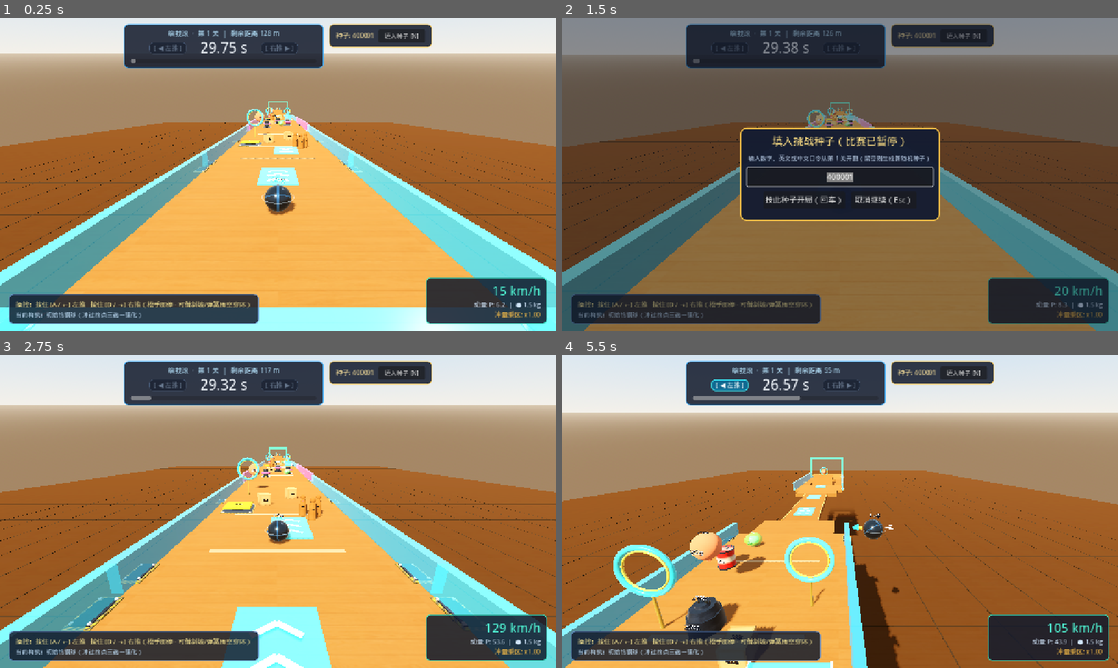
Above: before the commit, frames 1-4 (two rows, left to right).
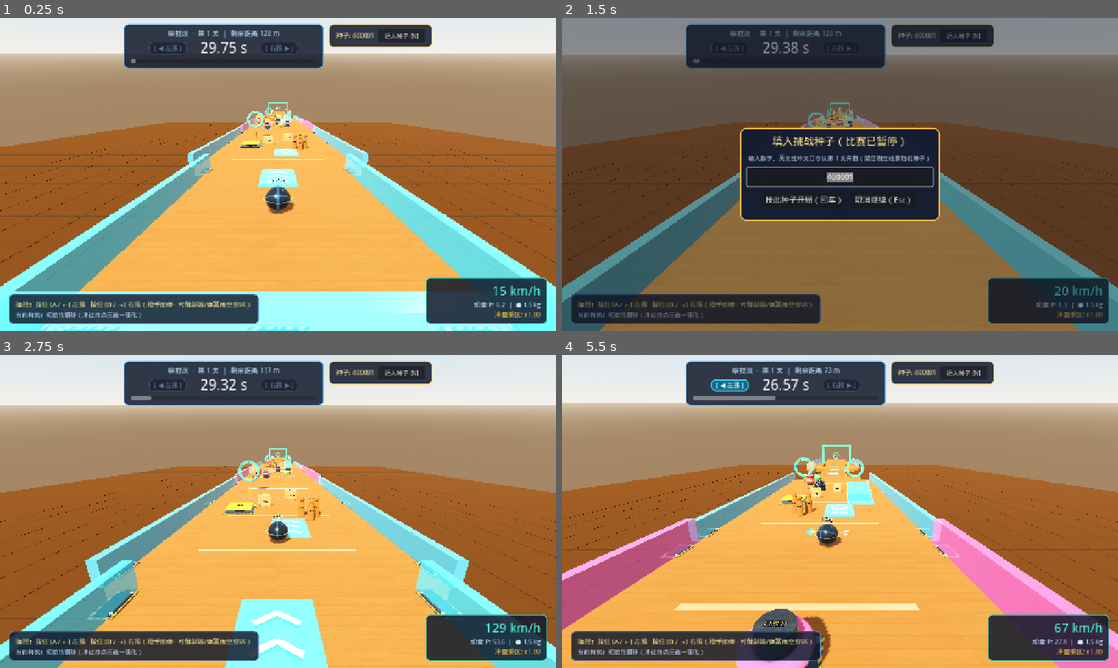
Above: after the commit, the same moments.

Repository: nossika/kinetic-run
Game: Godot game, scene res://scenes/main.tscn
Two runs of this game, one before a commit and one after it. Both use one fixed random seed, a clock stepped at 60 frames per second and the inputs below.
Inputs (mouse positions are in pixels of both pictures, inside the frame that each line leads up to):
- Up to frame 1 (0.25 s): no input
- Up to frame 2 (1.5 s): tap Enter at 0.5 s; move the mouse to (962, 158) at 0.52 s; hold Right 0.53-1.25 s; tap N at 0.6 s; click (962, 158) at 0.67 s; tap Space at 0.77 s; click "填入种子 [N]" at 1.25 s
- Up to frame 3 (2.75 s): click "按此种子开局（回车）" at 2 s
- Up to frame 4 (5.5 s): move the mouse to (728, 527) at 2.77 s; hold Left 2.78-3.53 s; tap Enter at 2.85 s; tap Space at 3.02, 4.52, 5.27 s; move the mouse to (895, 442) at 3.52 s; hold Right 3.53-5.03 s; tap Keypad Enter at 3.6 s; move the mouse to (812, 574) at 4.27 s; tap R at 4.35 s; click (812, 574) at 4.42 s; move the mouse to (1006, 558) at 5.02 s; hold Left from 5.03 s (still down); tap 1 at 5.1 s

The runs differ from the first frame. In frame 1, 14% of the frame differs, in the area x 0-100%, y 26-100%; in frame 2, 5.5%; in frame 3, 13%; in frame 4, 39%, in the area x 0-100%, y 4-100%.

Commit message:
feat: widen track chunks by 25%, add SkyPlatform builder, and widen camera offset
Co-authored-by: Cursor <cursoragent@cursor.com>
Co-authored-by: nossikalin <nossikalin@tencent.com>

Diff:
--- a/src/gameplay/chase_camera_3d.gd
+++ b/src/gameplay/chase_camera_3d.gd
@@ -1,7 +1,7 @@
 class_name ChaseCamera3D
 extends Camera3D
 
-const FOLLOW_OFFSET := Vector3(0.0, 5.2, 8.2)
+const FOLLOW_OFFSET := Vector3(0.0, 5.6, 8.8)
 const BASE_PITCH_DEG: float = -27.0
 const ROLL_FACTOR: float = 0.0
 const BASE_FOV: float = 65.0
--- a/src/track/track_chunk_base.gd
+++ b/src/track/track_chunk_base.gd
@@ -1,7 +1,7 @@
 class_name TrackChunkBase
 extends Node3D
 
-const STANDARD_WIDTH: float = 10.0
+const STANDARD_WIDTH: float = 12.5
 const FLOOR_THICKNESS: float = 0.6
 
 var chunk_type: String = "StraightWide"
@@ -157,7 +157,7 @@
 		MaterialLibrary.attach_anchored_flange_base(post, 0.0, half_x, 0.55, show_lbl)
 
 
-func add_side_launch_ramp(local_pos: Vector3, width: float = 2.4) -> StaticBody3D:
+func add_side_launch_ramp(local_pos: Vector3, width: float = 3.0) -> StaticBody3D:
 	const RAMP_PITCH_DEG: float = 16.0
 	const RAMP_LEN: float = 5.25
 	const RAMP_THICKNESS: float = 0.36
@@ -206,6 +206,89 @@
 
 	add_child(ramp)
 	return ramp
+
+
+func add_sky_platform(
+	local_pos: Vector3,
+	size: Vector3 = Vector3(3.8, 0.34, 11.5),
+	with_end_kick: bool = false
+) -> StaticBody3D:
+	var deck := StaticBody3D.new()
+	deck.name = "SkyPlatform"
+	deck.add_to_group("sky_platform")
+	deck.position = local_pos
+	deck.physics_material_override = MaterialLibrary.high_friction_physics(0.80, 0.14)
+	deck.set_meta("is_anchored_fixed", true)
+
+	var col := CollisionShape3D.new()
+	var shape := BoxShape3D.new()
+	shape.size = size
+	col.shape = shape
+	deck.add_child(col)
+
+	var kick_len := 2.6
+	var kick_pitch_deg := 12.0
+	var kick_rad := deg_to_rad(kick_pitch_deg)
+	var kick_offset := Vector3(
+		0.0,
+		(kick_len * 0.5) * sin(kick_rad),
+		-size.z * 0.5 - (kick_len * 0.5) * cos(kick_rad) + 0.08
+	)
+	if with_end_kick:
+		var kick_col := CollisionShape3D.new()
+		var kick_shape := BoxShape3D.new()
+		kick_shape.size = Vector3(size.x, size.y, kick_len)
+		kick_col.shape = kick_shape
+		kick_col.position = kick_offset
+		kick_col.rotation_degrees = Vector3(kick_pitch_deg, 0.0, 0.0)
+		deck.add_child(kick_col)
+
+	if DisplayServer.get_name() != "headless":
+		var deck_mat := MaterialLibrary.make_frosted_acrylic_material(Color(0.32, 0.90, 1.0, 0.64))
+		var trim_mat := MaterialLibrary.make_frosted_acrylic_material(Color(0.76, 0.98, 1.0, 0.86))
+		var strut_mat := MaterialLibrary.make_frosted_acrylic_material(Color(0.98, 0.80, 0.36, 0.52))
+
+		var deck_mesh := MeshInstance3D.new()
+		var deck_box := BoxMesh.new()
+		deck_box.size = size
+		deck_box.material = deck_mat
+		RenderHelper.attach_mesh(deck_mesh, deck_box)
+		deck.add_child(deck_mesh)
+
+		for side_sign in [-1.0, 1.0]:
+			var curb := MeshInstance3D.new()
+			var curb_box := BoxMesh.new()
+			curb_box.size = Vector3(0.09, 0.10, size.z)
+			curb_box.material = trim_mat
+			RenderHelper.attach_mesh(curb, curb_box)
+			curb.position = Vector3(side_sign * (size.x * 0.5 - 0.045), size.y * 0.5 + 0.05, 0.0)
+			deck.add_child(curb)
+
+			# Slender angled side-stay cables (visual only, leaving ground lane 100% clear)
+			var stay := MeshInstance3D.new()
+			var stay_cyl := CylinderMesh.new()
+			stay_cyl.top_radius = 0.035
+			stay_cyl.bottom_radius = 0.035
+			stay_cyl.height = 1.85
+			stay_cyl.radial_segments = 8
+			stay_cyl.material = strut_mat
+			RenderHelper.attach_mesh(stay, stay_cyl)
+			stay.position = Vector3(side_sign * (size.x * 0.5 + 0.28), -0.78, 0.0)
+			stay.rotation_degrees = Vector3(0.0, 0.0, side_sign * 22.0)
+			deck.add_child(stay)
+
+		if with_end_kick:
+			var kick_mesh := MeshInstance3D.new()
+			var kick_box := BoxMesh.new()
+			kick_box.size = Vector3(size.x, size.y, kick_len)
+			kick_box.material = trim_mat
+			RenderHelper.attach_mesh(kick_mesh, kick_box)
+			kick_mesh.position = kick_offset
+			kick_mesh.rotation_degrees = Vector3(kick_pitch_deg, 0.0, 0.0)
+			deck.add_child(kick_mesh)
+
+	add_child(deck)
+	return deck
 
 
 func _add_speed_stripes(z_len: float, half_w: float) -> void:
@@ -232,10 +315,10 @@
 		Vector3(STANDARD_WIDTH, FLOOR_THICKNESS, length),
 		Color(1.0, 0.98, 0.94)
 	)
-	_add_speed_stripes(length, 4.2)
+	_add_speed_stripes(length, 5.25)
 	var rail_col := Color(0.22, 0.78, 0.98)
-	_add_guard_rail(Vector3(-5.2, 0.55, -length * 0.5), Vector3(0.4, 1.1, length), rail_col)
-	_add_guard_rail(Vector3(5.2, 0.55, -length * 0.5), Vector3(0.4, 1.1, length), rail_col)
+	_add_guard_rail(Vector3(-6.45, 0.55, -length * 0.5), Vector3(0.4, 1.1, length), rail_col)
+	_add_guard_rail(Vector3(6.45, 0.55, -length * 0.5), Vector3(0.4, 1.1, length), rail_col)
 
 
 func _build_wave_hills() -> void:
@@ -284,31 +367,31 @@
 	)
 
 	var rail_col := Color(0.24, 0.86, 0.96)
-	_add_guard_rail(Vector3(-5.2, 1.2, -length * 0.5), Vector3(0.4, 2.4, length), rail_col)
-	_add_guard_rail(Vector3(5.2, 1.2, -length * 0.5), Vector3(0.4, 2.4, length), rail_col)
+	_add_guard_rail(Vector3(-6.45, 1.2, -length * 0.5), Vector3(0.4, 2.4, length), rail_col)
+	_add_guard_rail(Vector3(6.45, 1.2, -length * 0.5), Vector3(0.4, 2.4, length), rail_col)
 
 
 func _build_narrow_bridge() -> void:
-	# Entry & exit transition aprons + 4.2m narrow unrailed beechwood bridge
+	# Entry & exit transition aprons + 5.25m narrow unrailed beechwood bridge
 	_add_floor_slab(
 		Vector3(0.0, -FLOOR_THICKNESS * 0.5, -2.0),
-		Vector3(8.0, FLOOR_THICKNESS, 4.0),
+		Vector3(10.0, FLOOR_THICKNESS, 4.0),
 		Color(0.98, 0.95, 0.90)
 	)
 	_add_floor_slab(
 		Vector3(0.0, -FLOOR_THICKNESS * 0.5, -12.0),
-		Vector3(4.2, FLOOR_THICKNESS, 16.0),
+		Vector3(5.25, FLOOR_THICKNESS, 16.0),
 		Color(0.95, 0.89, 0.81)
 	)
 	_add_floor_slab(
 		Vector3(0.0, -FLOOR_THICKNESS * 0.5, -22.0),
-		Vector3(8.0, FLOOR_THICKNESS, 4.0),
+		Vector3(10.0, FLOOR_THICKNESS, 4.0),
 		Color(0.98, 0.95, 0.90)
 	)
 	# Visual hazard edge trim (non-blocking height)
 	if DisplayServer.get_name() != "headless":
 		var trim_mat := MaterialLibrary.make_frosted_acrylic_material(Color(1.0, 0.58, 0.14, 0.86))
-		for side in [-2.04, 2.04]:
+		for side in [-2.55, 2.55]:
 			var trim := MeshInstance3D.new()
 			var bm := BoxMesh.new()
 			bm.size = Vector3(0.12, 0.06, 16.0)
@@ -321,16 +404,16 @@
 func _build_split_path() -> void:
 	_add_floor_slab(
 		Vector3(0.0, -FLOOR_THICKNESS * 0.5, -length * 0.5),
-		Vector3(STANDARD_WIDTH + 1.2, FLOOR_THICKNESS, length),
+		Vector3(STANDARD_WIDTH + 1.5, FLOOR_THICKNESS, length),
 		Color(0.99, 0.96, 0.92)
 	)
 	var rail_col := Color(0.25, 0.82, 0.96)
-	_add_guard_rail(Vector3(-5.8, 0.55, -length * 0.5), Vector3(0.4, 1.1, length), rail_col)
-	_add_guard_rail(Vector3(5.8, 0.55, -length * 0.5), Vector3(0.4, 1.1, length), rail_col)
+	_add_guard_rail(Vector3(-7.2, 0.55, -length * 0.5), Vector3(0.4, 1.1, length), rail_col)
+	_add_guard_rail(Vector3(7.2, 0.55, -length * 0.5), Vector3(0.4, 1.1, length), rail_col)
 	# Central frosted amber acrylic divider island with bolted FIXED flange stanchion
 	_add_guard_rail(
 		Vector3(0.0, 0.65, -length * 0.5),
-		Vector3(1.4, 1.3, 20.0),
+		Vector3(1.6, 1.3, 20.0),
 		Color(0.96, 0.48, 0.24),
 		0.0,
 		true
@@ -345,16 +428,16 @@
 		Color(0.99, 0.96, 0.92)
 	)
 	# Central launch ramp [-8 .. -14], flush at Z=-8 (y=0) rising cleanly to y=+1.85m at Z=-14
-	_add_sloped_wave_segment(5.2, 0.46, 0.0, -8.0, 1.85, -14.0, Color(1.02, 0.94, 0.84))
+	_add_sloped_wave_segment(6.5, 0.46, 0.0, -8.0, 1.85, -14.0, Color(1.02, 0.94, 0.84))
 	# Auxiliary side bridges spanning [-8 .. -20] so low-speed balls can bypass chasm
 	_add_floor_slab(
-		Vector3(-4.1, -FLOOR_THICKNESS * 0.5, -14.0),
-		Vector3(1.8, FLOOR_THICKNESS, 12.0),
+		Vector3(-5.125, -FLOOR_THICKNESS * 0.5, -14.0),
+		Vector3(2.25, FLOOR_THICKNESS, 12.0),
 		Color(0.95, 0.90, 0.83)
 	)
 	_add_floor_slab(
-		Vector3(4.1, -FLOOR_THICKNESS * 0.5, -14.0),
-		Vector3(1.8, FLOOR_THICKNESS, 12.0),
+		Vector3(5.125, -FLOOR_THICKNESS * 0.5, -14.0),
+		Vector3(2.25, FLOOR_THICKNESS, 12.0),
 		Color(0.95, 0.90, 0.83)
 	)
 	# Landing deck [-20 .. -28]
@@ -364,8 +447,8 @@
 		Color(0.99, 0.96, 0.92)
 	)
 	var rail_col := Color(0.28, 0.78, 1.0)
-	_add_guard_rail(Vector3(-5.2, 0.85, -length * 0.5), Vector3(0.4, 1.7, length), rail_col)
-	_add_guard_rail(Vector3(5.2, 0.85, -length * 0.5), Vector3(0.4, 1.7, length), rail_col)
+	_add_guard_rail(Vector3(-6.45, 0.85, -length * 0.5), Vector3(0.4, 1.7, length), rail_col)
+	_add_guard_rail(Vector3(6.45, 0.85, -length * 0.5), Vector3(0.4, 1.7, length), rail_col)
 
 
 func _build_pinball_alley() -> void:
@@ -374,10 +457,10 @@
 		Vector3(STANDARD_WIDTH, FLOOR_THICKNESS, length),
 		Color(0.99, 0.95, 0.91)
 	)
-	_add_speed_stripes(length, 4.0)
+	_add_speed_stripes(length, 5.0)
 	var rail_col := Color(0.95, 0.36, 0.76)
-	_add_guard_rail(Vector3(-5.2, 0.65, -length * 0.5), Vector3(0.45, 1.3, length), rail_col)
-	_add_guard_rail(Vector3(5.2, 0.65, -length * 0.5), Vector3(0.45, 1.3, length), rail_col)
+	_add_guard_rail(Vector3(-6.45, 0.65, -length * 0.5), Vector3(0.45, 1.3, length), rail_col)
+	_add_guard_rail(Vector3(6.45, 0.65, -length * 0.5), Vector3(0.45, 1.3, length), rail_col)
 
 
 func _build_funnel_gauntlet() -> void:
@@ -387,8 +470,8 @@
 		Color(0.97, 0.93, 0.88)
 	)
 	var rail_col := Color(1.0, 0.38, 0.24)
-	_add_guard_rail(Vector3(-5.2, 0.65, -length * 0.5), Vector3(0.45, 1.3, length), rail_col)
-	_add_guard_rail(Vector3(5.2, 0.65, -length * 0.5), Vector3(0.45, 1.3, length), rail_col)
+	_add_guard_rail(Vector3(-6.45, 0.65, -length * 0.5), Vector3(0.45, 1.3, length), rail_col)
+	_add_guard_rail(Vector3(6.45, 0.65, -length * 0.5), Vector3(0.45, 1.3, length), rail_col)
 	# Angled inner frosted acrylic funnel walls with bolted flange bases
-	_add_guard_rail(Vector3(-3.8, 0.55, -10.0), Vector3(0.4, 1.1, 9.0), rail_col, -10.0, true)
-	_add_guard_rail(Vector3(3.8, 0.55, -10.0), Vector3(0.4, 1.1, 9.0), rail_col, 10.0, true)
+	_add_guard_rail(Vector3(-4.75, 0.55, -10.0), Vector3(0.4, 1.1, 9.0), rail_col, -10.0, true)
+	_add_guard_rail(Vector3(4.75, 0.55, -10.0), Vector3(0.4, 1.1, 9.0), rail_col, 10.0, true)
--- a/tests/test_ball_and_gravity.gd
+++ b/tests/test_ball_and_gravity.gd
@@ -192,8 +192,8 @@
 	var cam = cam_script.new()
 	assert_approx(cam.ROLL_FACTOR, 0.0, 0.0001, "ChaseCamera3D ROLL_FACTOR is 0.0")
 	assert_approx(cam.BASE_PITCH_DEG, -27.0, 0.01, "ChaseCamera3D BASE_PITCH_DEG is -27.0")
-	assert_approx(cam.FOLLOW_OFFSET.y, 5.2, 0.01, "ChaseCamera3D FOLLOW_OFFSET.y is 5.2")
-	assert_approx(cam.FOLLOW_OFFSET.z, 8.2, 0.01, "ChaseCamera3D FOLLOW_OFFSET.z is 8.2")
+	assert_approx(cam.FOLLOW_OFFSET.y, 5.6, 0.01, "ChaseCamera3D FOLLOW_OFFSET.y is 5.6")
+	assert_approx(cam.FOLLOW_OFFSET.z, 8.8, 0.01, "ChaseCamera3D FOLLOW_OFFSET.z is 8.8")
 
 	cam.snap_to_target(Vector3.ZERO)
 	for _i in range(30):
--- a/tests/test_track_generator.gd
+++ b/tests/test_track_generator.gd
@@ -208,11 +208,85 @@
 
 	assert_true(wave_chunk.has_method("add_side_launch_ramp"), "TrackChunkBase exposes add_side_launch_ramp()")
 	if wave_chunk.has_method("add_side_launch_ramp"):
-		var ramp = wave_chunk.add_side_launch_ramp(Vector3(3.2, 0.0, -14.0), 2.4)
+		var ramp = wave_chunk.add_side_launch_ramp(Vector3(3.2, 0.0, -14.0))
 		assert_true(ramp is StaticBody3D, "add_side_launch_ramp returns StaticBody3D")
 		if ramp is StaticBody3D:
 			assert_approx(ramp.rotation_degrees.x, 16.0, 0.05, "Side launch ramp pitches upward at +16.0°")
 			assert_eq(bool(ramp.get_meta("is_anchored_fixed", false)), true, "Side launch ramp carries anchored flange base meta")
+			for rc in ramp.get_children():
+				if rc is CollisionShape3D and rc.shape is BoxShape3D:
+					assert_approx((rc.shape as BoxShape3D).size.x, 3.0, 0.02, "Side launch ramp default width widened +25% to 3.0m")
+
+	assert_approx(float(chunk_script.STANDARD_WIDTH), 12.5, 0.01, "TrackChunkBase.STANDARD_WIDTH widened +25% to 12.5m")
+
+	var nb_chunk = chunk_script.new()
+	root.add_child(nb_chunk)
+	nb_chunk.build_chunk("NarrowBridge", -10.0)
+	var found_nb_span := false
+	for child in nb_chunk.get_children():
+		if child is StaticBody3D and not child.is_in_group("track_rail"):
+			for gc in child.get_children():
+				if gc is CollisionShape3D and gc.shape is BoxShape3D:
+					var bsz: Vector3 = (gc.shape as BoxShape3D).size
+					if absf(bsz.z - 16.0) < 0.1:
+						assert_approx(bsz.x, 5.25, 0.02, "NarrowBridge central span widened +25% to 5.25m")
+						found_nb_span = true
+	assert_true(found_nb_span, "NarrowBridge builds 16m central bridge slab")
+
+	var sp_chunk = chunk_script.new()
+	root.add_child(sp_chunk)
+	sp_chunk.build_chunk("SplitPath", -10.0)
+	var found_sp_floor := false
+	for child in sp_chunk.get_children():
+		if child is StaticBody3D and not child.is_in_group("track_rail"):
+			for gc in child.get_children():
+				if gc is CollisionShape3D and gc.shape is BoxShape3D:
+					assert_approx((gc.shape as BoxShape3D).size.x, 14.0, 0.02, "SplitPath total width widened +25% to 14.0m")
+					found_sp_floor = true
+	assert_true(found_sp_floor, "SplitPath builds 14.0m wide floor slab")
+
+	var rg_chunk = chunk_script.new()
+	root.add_child(rg_chunk)
+	rg_chunk.build_chunk("RampGap", -10.0)
+	var found_rg_ramp := false
+	var found_rg_side := false
+	for child in rg_chunk.get_children():
+		if child is StaticBody3D and not child.is_in_group("track_rail"):
+			for gc in child.get_children():
+				if gc is CollisionShape3D and gc.shape is BoxShape3D:
+					var rsz: Vector3 = (gc.shape as BoxShape3D).size
+					if absf(rsz.y - 0.46) < 0.02:
+						assert_approx(rsz.x, 6.5, 0.02, "RampGap central launch ramp widened +25% to 6.5m")
+						found_rg_ramp = true
+					elif absf(rsz.z - 12.0) < 0.1:
+						assert_approx(rsz.x, 2.25, 0.02, "RampGap auxiliary side bridge widened +25% to 2.25m")
+						assert_approx(absf((child as StaticBody3D).position.x), 5.125, 0.02, "RampGap side bridge positioned at ±5.125m")
+						found_rg_side = true
+	assert_true(found_rg_ramp and found_rg_side, "RampGap builds widened central launch ramp and side bridges")
+
+	assert_true(wave_chunk.has_method("add_sky_platform"), "TrackChunkBase exposes add_sky_platform()")
+	if wave_chunk.has_method("add_sky_platform"):
+		var sky_flat = wave_chunk.add_sky_platform(Vector3(0.0, 5.0, -5.0))
+		assert_true(sky_flat is StaticBody3D, "add_sky_platform default call returns StaticBody3D")
+		if sky_flat is StaticBody3D:
+			var flat_cols := 0
+			for fc in sky_flat.get_children():
+				if fc is CollisionShape3D and fc.shape is BoxShape3D:
+					flat_cols += 1
+					assert_approx((fc.shape as BoxShape3D).size.x, 3.8, 0.02, "SkyPlatform default width is 3.8m")
+					assert_approx((fc.shape as BoxShape3D).size.z, 11.5, 0.02, "SkyPlatform default length is 11.5m")
+			assert_eq(flat_cols, 1, "SkyPlatform without end kick attaches 1 main deck CollisionShape3D")
+
+		var sky_deck = wave_chunk.add_sky_platform(Vector3(0.0, 5.0, -15.0), Vector3(3.8, 0.34, 11.5), true)
+		assert_true(sky_deck is StaticBody3D, "add_sky_platform returns StaticBody3D")
+		if sky_deck is StaticBody3D:
+			assert_true(sky_deck.is_in_group("sky_platform"), "SkyPlatform belongs to group 'sky_platform'")
+			assert_eq(bool(sky_deck.get_meta("is_anchored_fixed", false)), true, "SkyPlatform sets is_anchored_fixed meta")
+			var col_count := 0
+			for sc in sky_deck.get_children():
+				if sc is CollisionShape3D:
+					col_count += 1
+			assert_eq(col_count, 2, "SkyPlatform with_end_kick attaches main deck + angled kick lip CollisionShape3D")
 
 	# 2. Generated tracks include SpringPad, AerialBonusRing, AerialBlocker, and mixed crate tiers on Level 2+
 	var gen = gen_script.new()
